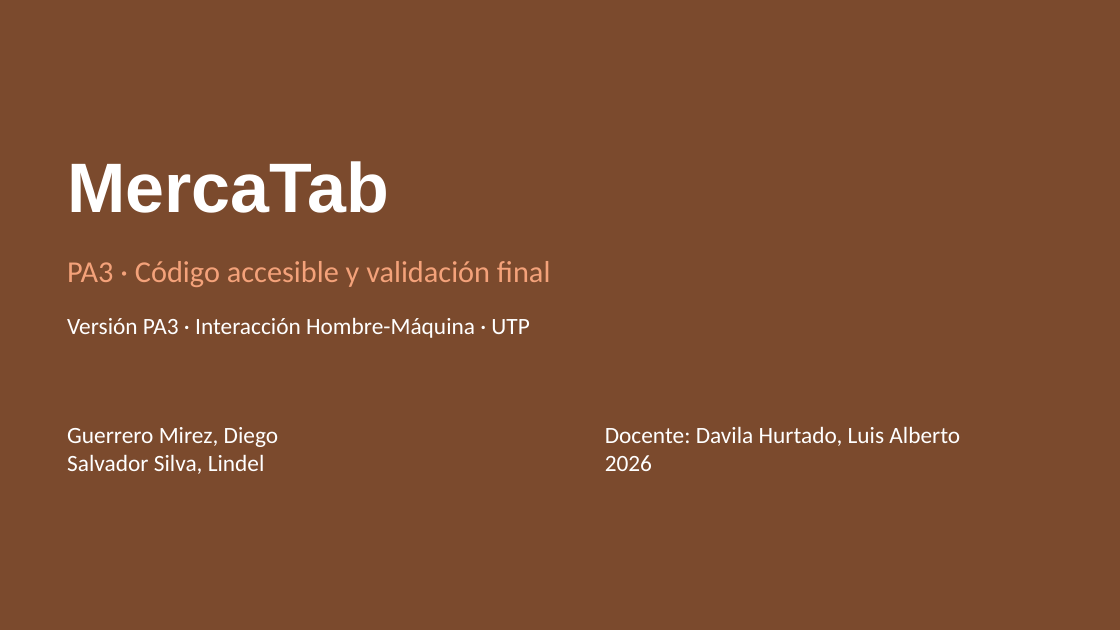
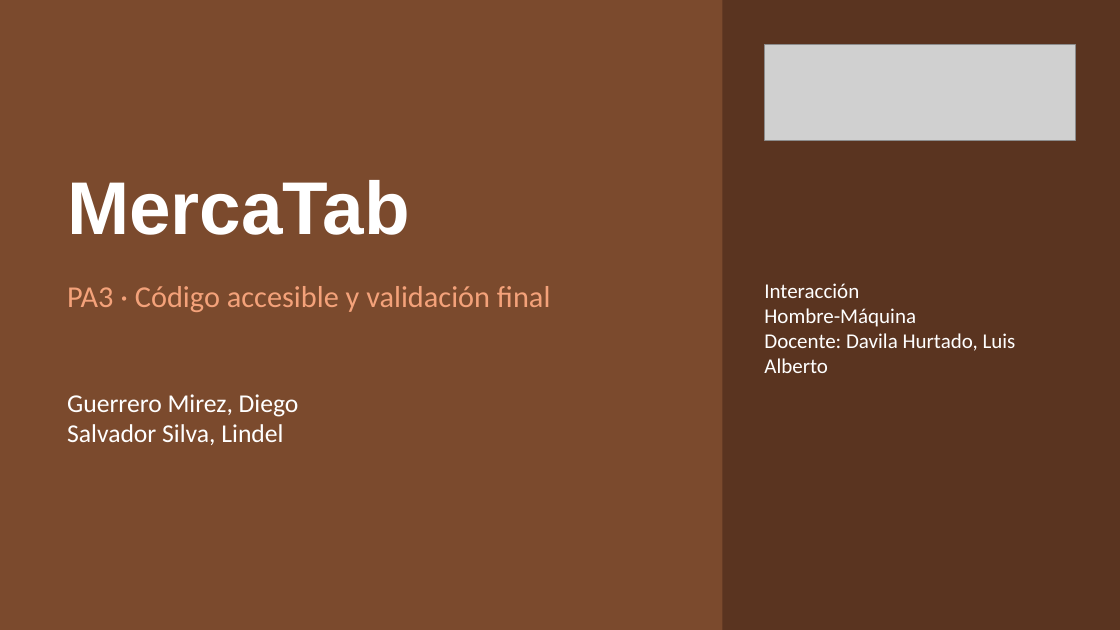
Before and after one commit to Xyzccords/mercatab, a slide deck: slide 1 of PA3_PPT_Guerrero_Salvador.pptx. Drawn at 1120x630 pixels with LibreOffice and Linux fonts; fonts in the diff are those of the drawing; grey boxes stand for pictures. Boxes give left, top, right and bottom in pixels: in the first picture for what was removed or moved away, otherwise in the second. Text is boxed around its words. In the diff, an @@ line names an element or a change of style, - is before the commit and + after.

```diff
--- a/PA3_PPT_Guerrero_Salvador.pptx
+++ b/PA3_PPT_Guerrero_Salvador.pptx
@@ rectangle added at (723,0,1120,630), fill #5A3420 @@
@@ picture added at (765,45,1075,140) @@
@@ text "MercaTab": place and size @@
-text "MercaTab" at (67,161,389,213)
+text "MercaTab" at (67,180,410,235)
@@ text "MercaTab" at (67,180,410,235): size 60 to 64 pt @@
@@ text "PA3 · Código accesible y ...": place and size @@
-text "PA3 · Código accesible y ..." at (67,261,550,287)
+text "PA3 · Código accesible y ..." at (67,286,550,312)
@@ text at (764,283,916,327): paragraphs added @@
+Interacción
+Hombre-Máquina
@@ text "Interacción": place and size @@
-text "Interacción" at (605,426,960,471)
+text "Interacción" at (764,283,1016,373)
@@ text removed at (67,317,529,338) @@
-Versión PA3 · Interacción Hombre-Máquina · UTP
@@ text at (764,333,1016,373): size 20 to 18 pt in "Docente: Davila Hurtado, Luis Alberto" @@
@@ text "Guerrero Mirez, Diego": place and size @@
-text "Guerrero Mirez, Diego" at (67,427,279,474)
+text "Guerrero Mirez, Diego" at (67,394,299,445)
@@ text "Guerrero Mirez, Diego" at (67,394,299,445): size 20 to 22 pt @@
@@ text at (605,455,652,471): paragraph removed @@
-2026
```
Also in this commit, not shown: 6 other slides changed, 2 slides added, 2 slides removed, 14 other files.
